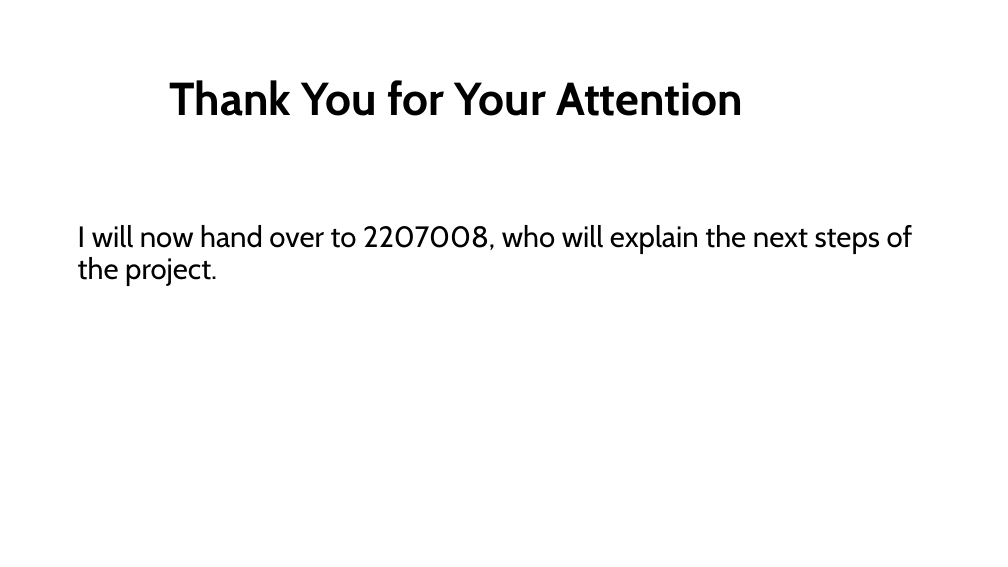
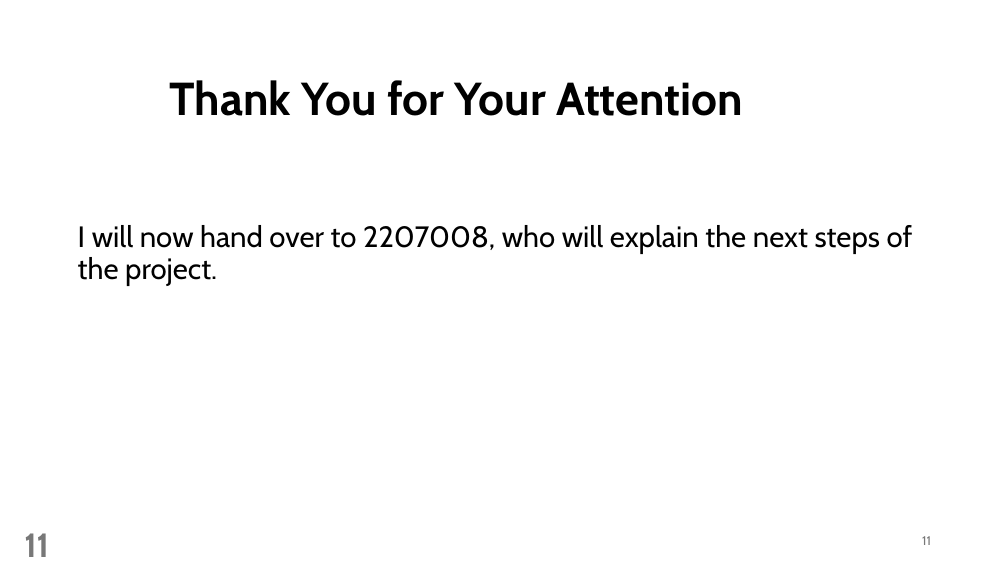
Before and after one commit to Sakib-008/Numerical-Lab-Project, a slide deck: slide 11 of Numerical Presentation (Final).pptx. Drawn at 1008x567 pixels with LibreOffice and Linux fonts; fonts in the diff are those of the drawing. Boxes give left, top, right and bottom in pixels: in the first picture for what was removed or moved away, otherwise in the second. Text is boxed around its words. In the diff, an @@ line names an element or a change of style, - is before the commit and + after.

```diff
--- a/Numerical Presentation (Final).pptx
+++ b/Numerical Presentation (Final).pptx
@@ page number added at bbox=[24, 533, 49, 557], 32 pt, text #797979, bold @@
+11
@@ page number added at bbox=[922, 536, 931, 545], 12 pt, text #797979 @@
+11
```
Also in this commit, not shown: 20 other slides changed, 5 slides added, 4 slides removed.
